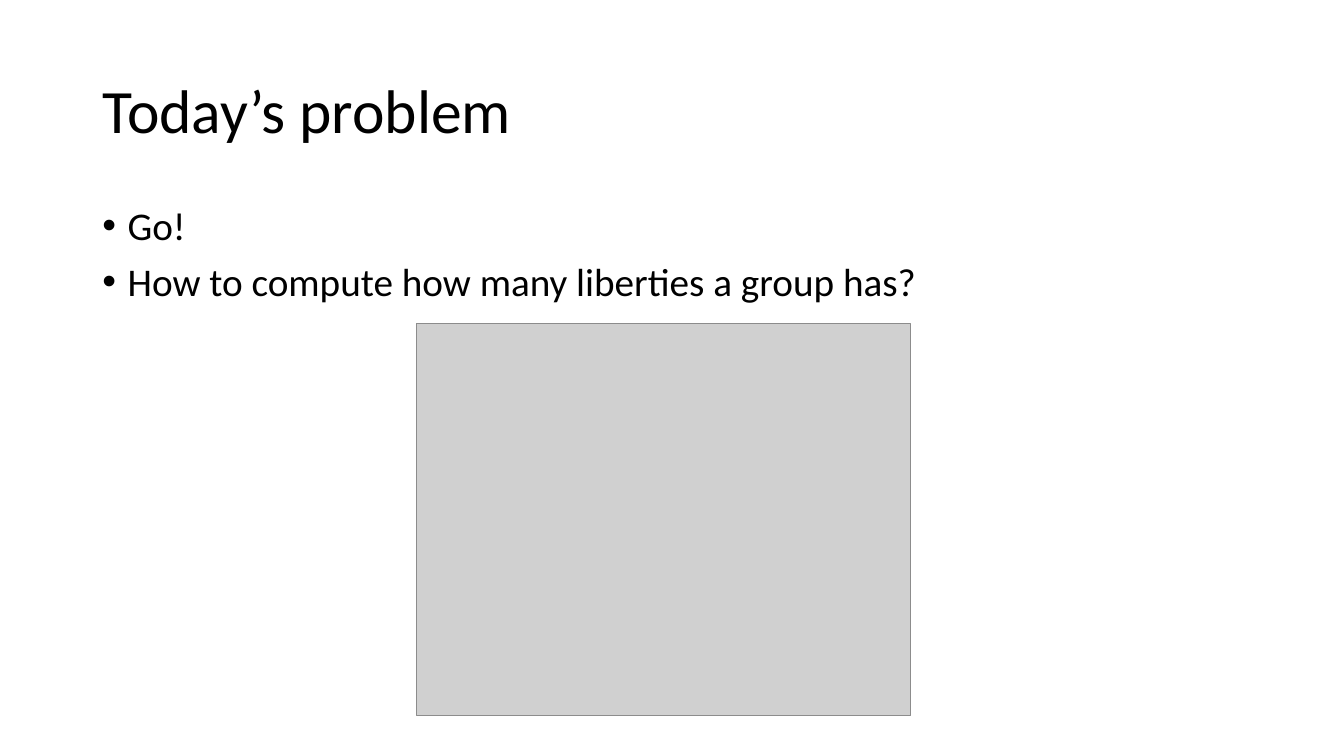
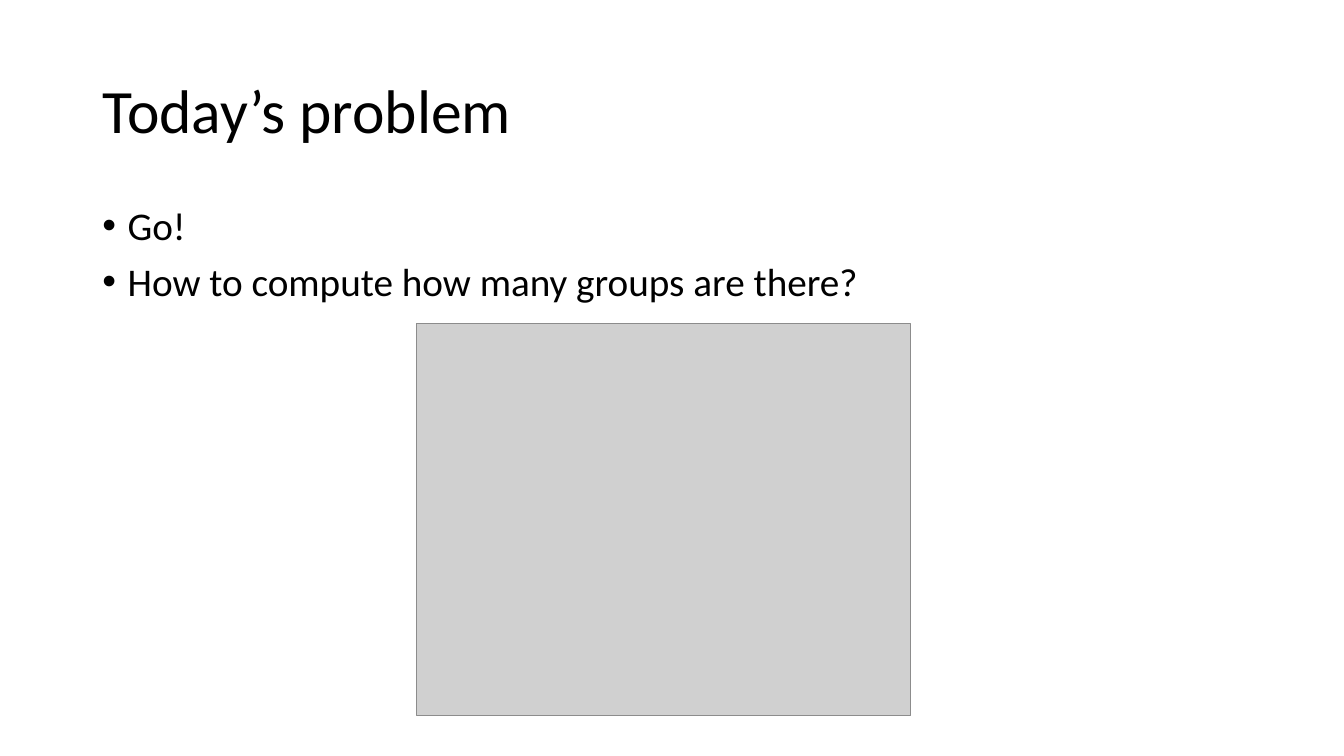
Before and after one commit to kwea123/cpp_data_algo, a slide deck: slide 2 of 8_Disjoint.pptx. Drawn at 1344x756 pixels with LibreOffice and Linux fonts; fonts in the diff are those of the drawing; grey boxes stand for pictures. Boxes give left, top, right and bottom in pixels: in the first picture for what was removed or moved away, otherwise in the second. Text is boxed around its words. In the diff, an @@ line names an element or a change of style, - is before the commit and + after.

```diff
--- a/8_Disjoint.pptx
+++ b/8_Disjoint.pptx
@@ text at (128,268,858,303): text changed @@
-• How to compute how many liberties a group has?
+• How to compute how many groups are there?
```
Also in this commit, not shown: 1 other slide changed, 17 slides added, 15 other files.
